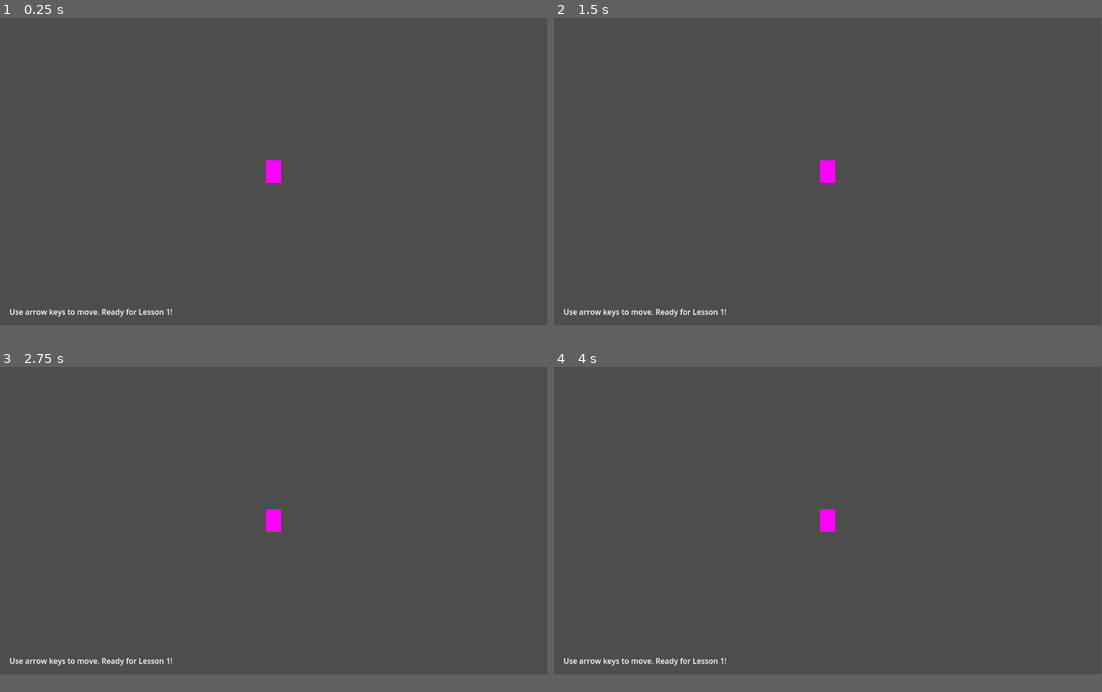
Above: before the commit, frames 1-4 (two rows, left to right).
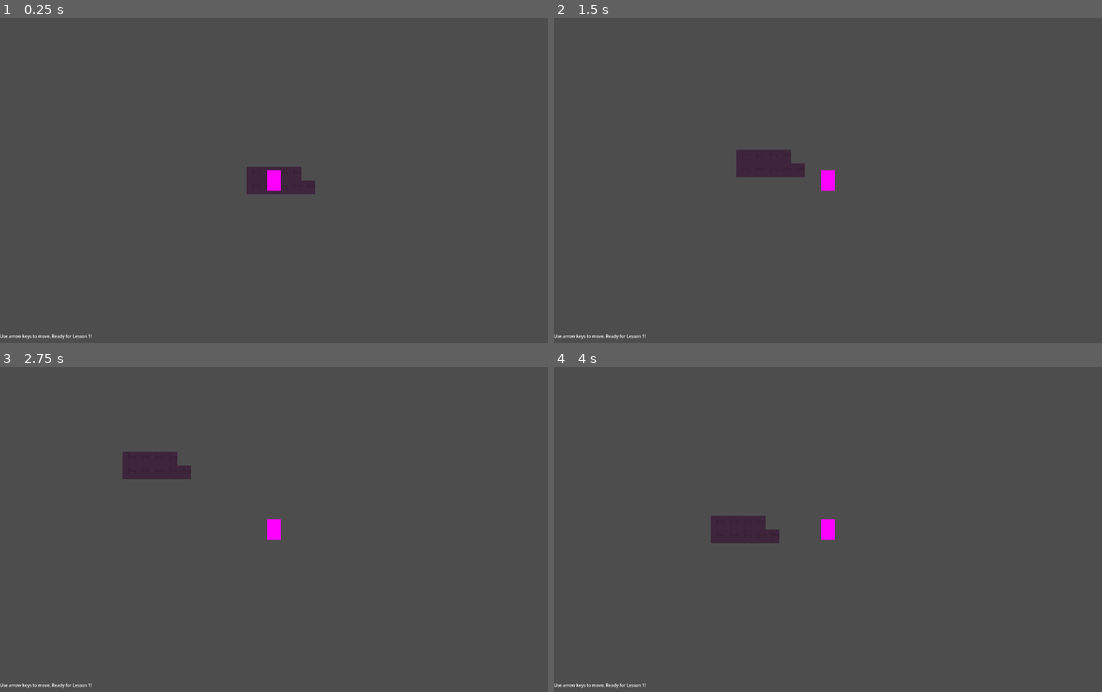
Above: after the commit, the same moments.

Repository: vanradoe/CS-3-4-Godot-Curriculum
Game: Godot game, scene res://scenes/main.tscn
Two runs of this game, one before a commit and one after it. Both use one fixed random seed, a clock stepped at 60 frames per second and the inputs below.
Inputs:
- Up to frame 1 (0.25 s): no input
- Up to frame 2 (1.5 s): tap Enter at 0.5 s; hold Right (ui_right) 0.53-1.28 s; hold Space (ui_select) 0.53-1.28 s; hold Down (ui_down) from 1.28 s (still down); tap Space (ui_select) at 1.35 s
- Up to frame 3 (2.75 s): tap Space (ui_select) at 1.52, 1.82 s; release Down (ui_down) at 2.03 s; hold Right (ui_right) from 2.03 s (still down); hold Space (ui_select) from 2.03 s (still down)
- Up to frame 4 (4 s): release Right (ui_right) at 2.78 s; release Space (ui_select) at 2.78 s; hold Up (ui_up) 2.78-3.53 s; tap Space (ui_select) at 2.85, 3.02, 3.32 s; hold Left (ui_left) from 3.53 s (still down); hold Space (ui_select) from 3.53 s (still down)
In our replay, the window is 799x449 before the commit and 800x475 after it. These sizes can differ from the game's own. Grey fills any space a smaller window leaves; there, only what the larger window draws over its background counts as a difference.

The runs differ from the first frame. In frame 1, 1.3% of the frame differs, in the area x 0-58%, y 43-99%; in frame 2, 1.5%; in frame 3, 1.5%, in the area x 0-52%, y 26-99%; in frame 4, 1.5%.

Commit message:
added tilset, changed aspect ratio

Diff:
--- a/project.godot
+++ b/project.godot
@@ -15,6 +15,14 @@
 config/features=PackedStringArray("4.3", "Forward Plus")
 config/icon="res://icon.svg"
 
+[display]
+
+window/size/viewport_width=1280
+window/size/viewport_height=760
+window/size/window_width_override=1920
+window/size/window_height_override=1080
+window/stretch/mode="viewport"
+
 [rendering]
 
 textures/canvas_textures/default_texture_filter=0
--- a/scenes/main.tscn
+++ b/scenes/main.tscn
@@ -1,22 +1,38 @@
-[gd_scene load_steps=3 format=3 uid="uid://cpcjxr26k8tgw"]
+[gd_scene load_steps=4 format=4 uid="uid://cpcjxr26k8tgw"]
 
 [ext_resource type="PackedScene" uid="uid://cqvpxnx2pwqhk" path="res://scenes/player.tscn" id="1_2j8vx"]
 [ext_resource type="Script" path="res://scripts/game_world.gd" id="2_3k9wy"]
+[ext_resource type="TileSet" uid="uid://wio17aw1fnr2" path="res://tilesets/dungeon.tres" id="3_fpihc"]
 
 [node name="Main" type="Node2D"]
 script = ExtResource("2_3k9wy")
 
+[node name="Tilemap" type="Node2D" parent="."]
+scale = Vector2(2, 2)
+
+[node name="Ground" type="TileMapLayer" parent="Tilemap"]
+tile_map_data = PackedByteArray("AAD+/wAAAAACAAIAAAD+////AAACAAIAAAD/////AAACAAIAAAD//wAAAAACAAIAAAAAAAAAAAACAAIAAAABAP//AAACAAIAAAAAAP//AAACAAIAAAABAAAAAAACAAIAAAACAAAAAAACAAIAAAA=")
+tile_set = ExtResource("3_fpihc")
+
 [node name="Player" parent="." instance=ExtResource("1_2j8vx")]
-position = Vector2(400, 300)
 
 [node name="UI" type="CanvasLayer" parent="."]
 
-[node name="Instructions" type="Label" parent="UI"]
+[node name="Control" type="Control" parent="UI"]
+layout_mode = 3
+anchors_preset = 15
+anchor_right = 1.0
+anchor_bottom = 1.0
+grow_horizontal = 2
+grow_vertical = 2
+
+[node name="Instructions" type="Label" parent="UI/Control"]
+layout_mode = 1
 anchors_preset = 2
 anchor_top = 1.0
 anchor_bottom = 1.0
-offset_left = 20.0
-offset_top = -40.0
-offset_right = 400.0
-offset_bottom = -10.0
+offset_top = -23.0
+offset_right = 343.0
+grow_vertical = 0
+theme_override_font_sizes/font_size = 10
 text = "Use arrow keys to move. Ready for Lesson 1!"
--- a/scenes/player.tscn
+++ b/scenes/player.tscn
@@ -18,4 +18,3 @@
 texture = SubResource("PlaceholderTexture2D_1c2d3")
 
 [node name="Camera2D" type="Camera2D" parent="."]
-enabled = true
--- a/scripts/game_world.gd
+++ b/scripts/game_world.gd
@@ -9,33 +9,33 @@
 @onready var health_potion = $HealthPotion
 
 func _ready():
-    print("=== GAME WORLD LOADED ===")
-    print("Use arrow keys to move the player")
-    print("Touch the RED spike to take damage")
-    print("Touch the GREEN potion to heal")
-    print("Press SPACE for debug info")
-    print("========================")
+	print("=== GAME WORLD LOADED ===")
+	print("Use arrow keys to move the player")
+	print("Touch the RED spike to take damage")
+	print("Touch the GREEN potion to heal")
+	print("Press SPACE for debug info")
+	print("========================")
 
 func _unhandled_input(event):
-    # Debug commands for testing character systems
-    if event.is_action_pressed("ui_select"):  # Space key
-        print("=== DEBUG INFO ===")
-        if player.has_method("take_damage"):
-            print("✅ Player has take_damage() method")
-        else:
-            print("❌ Player missing take_damage() method")
+	# Debug commands for testing character systems
+	if event.is_action_pressed("ui_select"):  # Space key
+		print("=== DEBUG INFO ===")
+		if player.has_method("take_damage"):
+			print("✅ Player has take_damage() method")
+		else:
+			print("❌ Player missing take_damage() method")
 
-        if player.has_method("heal"):
-            print("✅ Player has heal() method")
-        else:
-            print("❌ Player missing heal() method")
+		if player.has_method("heal"):
+			print("✅ Player has heal() method")
+		else:
+			print("❌ Player missing heal() method")
 
-        if player.has_method("level_up"):
-            print("✅ Player has level_up() method")
-        else:
-            print("❌ Player missing level_up() method")
+		if player.has_method("level_up"):
+			print("✅ Player has level_up() method")
+		else:
+			print("❌ Player missing level_up() method")
 
-        print("==================")
+		print("==================")
 
 # TODO: Add game management methods here (Future lessons)
 # - spawn_enemy()
--- a/scripts/player.gd
+++ b/scripts/player.gd
@@ -9,25 +9,25 @@
 # TODO: Add combat stats here (Lesson 1)
 
 func _ready():
-    print("Player is ready!")
-    # TODO: Add detailed character info display (Lesson 1)
+	print("Player is ready!")
+	# TODO: Add detailed character info display (Lesson 1)
 
 func _physics_process(delta):
-    handle_movement()
+	handle_movement()
 
 func handle_movement():
-    # Get input direction from arrow keys
-    var direction = Vector2.ZERO
-    direction.x = Input.get_axis("ui_left", "ui_right")
-    direction.y = Input.get_axis("ui_up", "ui_down")
+	# Get input direction from arrow keys
+	var direction = Vector2.ZERO
+	direction.x = Input.get_axis("ui_left", "ui_right")
+	direction.y = Input.get_axis("ui_up", "ui_down")
 
-    # Normalize diagonal movement to prevent speed boost
-    if direction.length() > 0:
-        direction = direction.normalized()
+	# Normalize diagonal movement to prevent speed boost
+	if direction.length() > 0:
+		direction = direction.normalized()
 
-    # Apply movement using Godot's built-in physics
-    velocity = direction * move_speed
-    move_and_slide()
+	# Apply movement using Godot's built-in physics
+	velocity = direction * move_speed
+	move_and_slide()
 
 # TODO: Add character methods here (Lesson 2)
 # - take_damage()
--- /dev/null
+++ b/tilesets/dungeon.tres
@@ -0,0 +1,109 @@
+[gd_resource type="TileSet" load_steps=3 format=3 uid="uid://wio17aw1fnr2"]
+
+[ext_resource type="Texture2D" uid="uid://kj17m5wnf01g" path="res://assets/2D Pixel Dungeon Asset Pack/character and tileset/Dungeon_Tileset.png" id="1_7vk0a"]
+
+[sub_resource type="TileSetAtlasSource" id="TileSetAtlasSource_811dn"]
+texture = ExtResource("1_7vk0a")
+0:0/0 = 0
+1:0/0 = 0
+2:0/0 = 0
+3:0/0 = 0
+4:0/0 = 0
+5:0/0 = 0
+6:0/0 = 0
+7:0/0 = 0
+8:0/0 = 0
+9:0/0 = 0
+0:1/0 = 0
+1:1/0 = 0
+2:1/0 = 0
+3:1/0 = 0
+4:1/0 = 0
+5:1/0 = 0
+6:1/0 = 0
+7:1/0 = 0
+8:1/0 = 0
+9:1/0 = 0
+0:2/0 = 0
+1:2/0 = 0
+2:2/0 = 0
+3:2/0 = 0
+4:2/0 = 0
+5:2/0 = 0
+6:2/0 = 0
+7:2/0 = 0
+8:2/0 = 0
+9:2/0 = 0
+0:3/0 = 0
+1:3/0 = 0
+2:3/0 = 0
+3:3/0 = 0
+4:3/0 = 0
+5:3/0 = 0
+6:3/0 = 0
+7:3/0 = 0
+8:3/0 = 0
+9:3/0 = 0
+0:4/0 = 0
+1:4/0 = 0
+2:4/0 = 0
+3:4/0 = 0
+4:4/0 = 0
+5:4/0 = 0
+6:4/0 = 0
+7:4/0 = 0
+8:4/0 = 0
+9:4/0 = 0
+0:5/0 = 0
+1:5/0 = 0
+2:5/0 = 0
+3:5/0 = 0
+4:5/0 = 0
+5:5/0 = 0
+6:5/0 = 0
+7:5/0 = 0
+8:5/0 = 0
+9:5/0 = 0
+0:6/0 = 0
+1:6/0 = 0
+2:6/0 = 0
+3:6/0 = 0
+4:6/0 = 0
+5:6/0 = 0
+6:6/0 = 0
+7:6/0 = 0
+8:6/0 = 0
+9:6/0 = 0
+0:7/0 = 0
+1:7/0 = 0
+2:7/0 = 0
+3:7/0 = 0
+4:7/0 = 0
+5:7/0 = 0
+6:7/0 = 0
+7:7/0 = 0
+8:7/0 = 0
+9:7/0 = 0
+0:8/0 = 0
+1:8/0 = 0
+2:8/0 = 0
+3:8/0 = 0
+4:8/0 = 0
+5:8/0 = 0
+6:8/0 = 0
+7:8/0 = 0
+8:8/0 = 0
+9:8/0 = 0
+0:9/0 = 0
+1:9/0 = 0
+2:9/0 = 0
+3:9/0 = 0
+4:9/0 = 0
+5:9/0 = 0
+6:9/0 = 0
+7:9/0 = 0
+8:9/0 = 0
+9:9/0 = 0
+
+[resource]
+sources/0 = SubResource("TileSetAtlasSource_811dn")
Binary file added: assets/2D Pixel Dungeon Asset Pack/Character_animation/monsters_idle/skeleton1/v1/skeleton_v1_1.png
Not shown, added: assets/2D Pixel Dungeon Asset Pack/Character_animation/monsters_idle/skeleton1/v1/skeleton_v1_1.png.import
Binary file added: assets/2D Pixel Dungeon Asset Pack/Character_animation/monsters_idle/skeleton1/v1/skeleton_v1_2.png
Not shown, added: assets/2D Pixel Dungeon Asset Pack/Character_animation/monsters_idle/skeleton1/v1/skeleton_v1_2.png.import
Binary file added: assets/2D Pixel Dungeon Asset Pack/Character_animation/monsters_idle/skeleton1/v1/skeleton_v1_3.png
Not shown, added: assets/2D Pixel Dungeon Asset Pack/Character_animation/monsters_idle/skeleton1/v1/skeleton_v1_3.png.import
Binary file added: assets/2D Pixel Dungeon Asset Pack/Character_animation/monsters_idle/skeleton1/v1/skeleton_v1_4.png
Not shown, added: assets/2D Pixel Dungeon Asset Pack/Character_animation/monsters_idle/skeleton1/v1/skeleton_v1_4.png.import
Binary file added: assets/2D Pixel Dungeon Asset Pack/Character_animation/monsters_idle/skeleton1/v2/skeleton_v2_1.png
Not shown, added: assets/2D Pixel Dungeon Asset Pack/Character_animation/monsters_idle/skeleton1/v2/skeleton_v2_1.png.import
Binary file added: assets/2D Pixel Dungeon Asset Pack/Character_animation/monsters_idle/skeleton1/v2/skeleton_v2_2.png
Not shown, added: assets/2D Pixel Dungeon Asset Pack/Character_animation/monsters_idle/skeleton1/v2/skeleton_v2_2.png.import
(and 357 more such lines)
